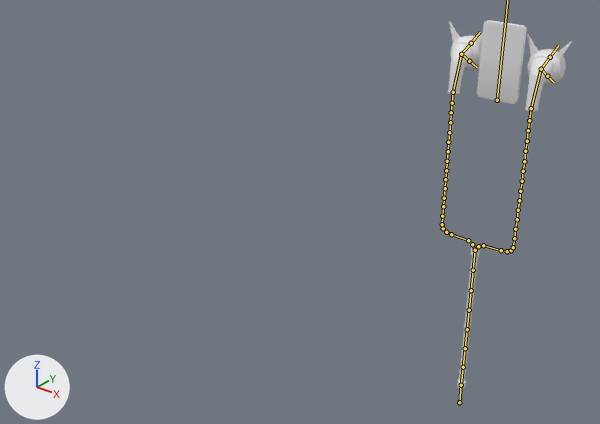
A saved change to the FBX model Assets/_/Graphics/Model 3D/Dragon/Ecouteur.fbx.
Before and after are seen from a 50 mm lens placed at (20.7, -44.8, 13.4), pointed at (-5.1, -12.5, -6.6). Every picture has the same lights, and +X, +Y and +Z are marked at lower left. The bones that bend it are drawn over the model as lines.

Objects in the first picture: 'Ecouteur_LP', 'Ecouteurbranchement_LP', 'Ipod_LP'.
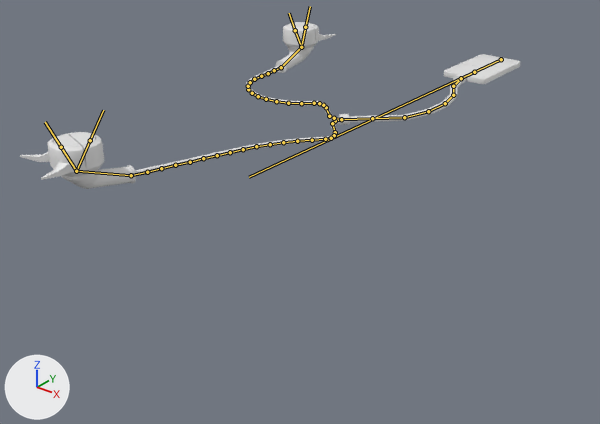
The newer file adds an action. The first version stands in its rest pose; the second is drawn at frame 1 of the action 'Armature|Idle_MortClassique'.

Boxes (x1, y1, x2, y2) around the edits, measured in the pictures (600 x 424 px):
'Ecouteur_LP', posed (141% wider, 28% shorter): before (440, 21, 572, 254); after (20, 22, 340, 189)
'Ipod_LP', posed (51% wider, 64% shorter): before (477, 20, 527, 104); after (444, 54, 520, 84)
'Ecouteurbranchement_LP', posed: before (457, 247, 480, 403); after (339, 74, 466, 125)
bone 'Bone', root to tip: before (459, 402) to (461, 385); after (474, 72) to (461, 78)
bone 'Bone.004', root to tip: before (461, 385) to (463, 367); after (461, 78) to (453, 86)
bone 'Bone.002', root to tip: before (463, 367) to (465, 348); after (453, 86) to (453, 95)
bone 'Bone.006', root to tip: before (465, 348) to (467, 329); after (453, 95) to (445, 103)
bone 'Bone.001', root to tip: before (467, 329) to (469, 310); after (445, 103) to (428, 111)
bone 'Bone.005', root to tip: before (469, 310) to (471, 290); after (428, 111) to (404, 117)
bone 'Bone.003', root to tip: before (471, 290) to (473, 270); after (404, 117) to (372, 118)
bone 'Bone.014.L', root to tip: before (513, 247) to (514, 238); after (325, 139) to (312, 140)
bone 'Bone.015.L', root to tip: before (514, 238) to (515, 229); after (312, 140) to (297, 141)
bone 'Bone.016.L', root to tip: before (515, 229) to (517, 219); after (297, 141) to (283, 142)
bone 'Bone.017.L', root to tip: before (517, 219) to (518, 210); after (283, 142) to (270, 144)
bone 'Bone.018.L', root to tip: before (518, 210) to (519, 200); after (270, 144) to (256, 146)
bone 'Bone.019.L', root to tip: before (519, 200) to (520, 191); after (256, 146) to (243, 149)
bone 'Bone.020.L', root to tip: before (520, 191) to (522, 181); after (243, 149) to (230, 152)
bone 'Bone.015.R', root to tip: before (442, 216) to (443, 206); after (301, 103) to (288, 103)
bone 'Bone.016.R', root to tip: before (443, 206) to (444, 198); after (288, 103) to (276, 101)
bone 'Bone.017.R', root to tip: before (444, 198) to (445, 188); after (276, 101) to (266, 99)
bone 'Bone.018.R', root to tip: before (445, 188) to (445, 179); after (266, 99) to (258, 96)
bone 'Bone.019.R', root to tip: before (445, 179) to (446, 170); after (258, 96) to (252, 93)
bone 'Bone.020.R', root to tip: before (446, 170) to (447, 161); after (252, 93) to (248, 89)
bone 'Bone.021.R', root to tip: before (447, 161) to (448, 151); after (248, 89) to (248, 86)
bone 'Bone.022.R', root to tip: before (448, 151) to (448, 142); after (248, 86) to (250, 82)
bone 'Bone.023.R', root to tip: before (448, 142) to (449, 132); after (250, 82) to (254, 79)
bone 'Bone.024.R', root to tip: before (449, 132) to (450, 122); after (254, 79) to (261, 76)

The edits, one by one:
Bone 'IPOD' (bone_ipod) moves from (0.0, 0.0, 0.0) to (0.0, 2.46, 0.0).
Bone 'IPOD' (bone_ipod) turns from (0, 0, 0) to (90, 0, 0) degrees about its own x, y and z.
Bone 'Bone' (bone_bone) moves from (0.0, 0.0, 0.0) to (0.0, 25.48, -0.82).
Bone 'Bone.004' (bone_bone_004) turns from (0, 0, 0) to (0, 0, -14) degrees about its own x, y and z.
Bone 'Bone.002' (bone_bone_002) turns from (0, 0, 0) to (0, 0, -14) degrees about its own x, y and z.
Bone 'Bone.006' (bone_bone_006) turns from (0, 0, 0) to (0, 0, 15) degrees about its own x, y and z.
Bone 'Bone.001' (bone_bone_001) turns from (0, 0, 0) to (0, 0, 15) degrees about its own x, y and z.
Bone 'Bone.005' (bone_bone_005) turns from (0, 0, 0) to (0, 0, 15) degrees about its own x, y and z.
Bone 'Bone.003' (bone_bone_003) turns from (0, 0, 0) to (0, 0, 30) degrees about its own x, y and z.
Bone 'Bone.014.L' (bone_bone_014_l) turns from (0, 0, 0) to (0, 0, -4) degrees about its own x, y and z.
Bone 'Bone.015.L' (bone_bone_015_l) turns from (0, 0, 0) to (0, 0, -4) degrees about its own x, y and z.
Bone 'Bone.016.L' (bone_bone_016_l) turns from (0, 0, 0) to (0, 0, -4) degrees about its own x, y and z.
Bone 'Bone.017.L' (bone_bone_017_l) turns from (0, 0, 0) to (0, 0, -4) degrees about its own x, y and z.
Bone 'Bone.018.L' (bone_bone_018_l) turns from (0, 0, 0) to (0, 0, -4) degrees about its own x, y and z.
Bone 'Bone.019.L' (bone_bone_019_l) turns from (0, 0, 0) to (0, 0, -4) degrees about its own x, y and z.
Bone 'Bone.020.L' (bone_bone_020_l) turns from (0, 0, 0) to (0, 0, -4) degrees about its own x, y and z.
Bone 'Bone.015.R' (bone_bone_015_r) turns from (0, 0, 0) to (0, 0, 13) degrees about its own x, y and z.
Bone 'Bone.016.R' (bone_bone_016_r) turns from (0, 0, 0) to (0, 0, 13) degrees about its own x, y and z.
Bone 'Bone.017.R' (bone_bone_017_r) turns from (0, 0, 0) to (0, 0, 13) degrees about its own x, y and z.
Bone 'Bone.018.R' (bone_bone_018_r) turns from (0, 0, 0) to (0, 0, 13) degrees about its own x, y and z.
Bone 'Bone.019.R' (bone_bone_019_r) turns from (0, 0, 0) to (0, 0, 13) degrees about its own x, y and z.
Bone 'Bone.020.R' (bone_bone_020_r) turns from (0, 0, 0) to (0, 0, 13) degrees about its own x, y and z.
Bone 'Bone.021.R' (bone_bone_021_r) turns from (0, 0, 0) to (0, 0, 13) degrees about its own x, y and z.
Bone 'Bone.022.R' (bone_bone_022_r) turns from (0, 0, 0) to (0, 0, 13) degrees about its own x, y and z.
Bone 'Bone.023.R' (bone_bone_023_r) turns from (0, 0, 0) to (0, 0, 13) degrees about its own x, y and z.
Bone 'Bone.024.R' (bone_bone_024_r) turns from (0, 0, 0) to (0, 0, 13) degrees about its own x, y and z.
